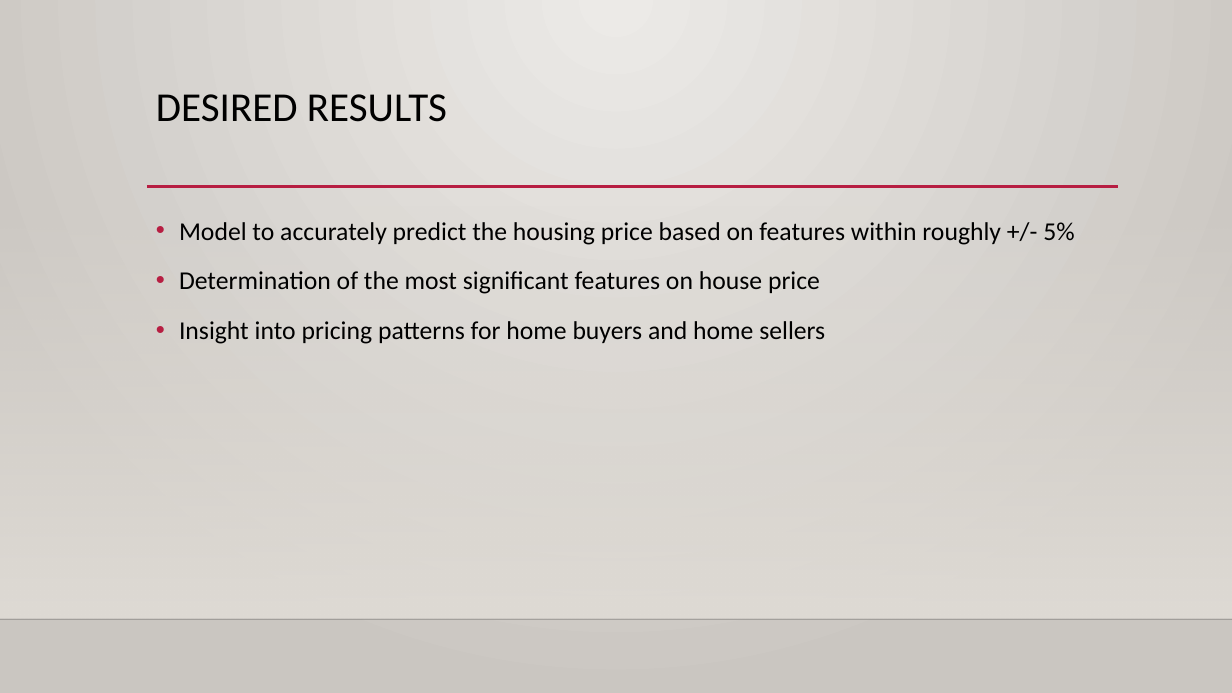
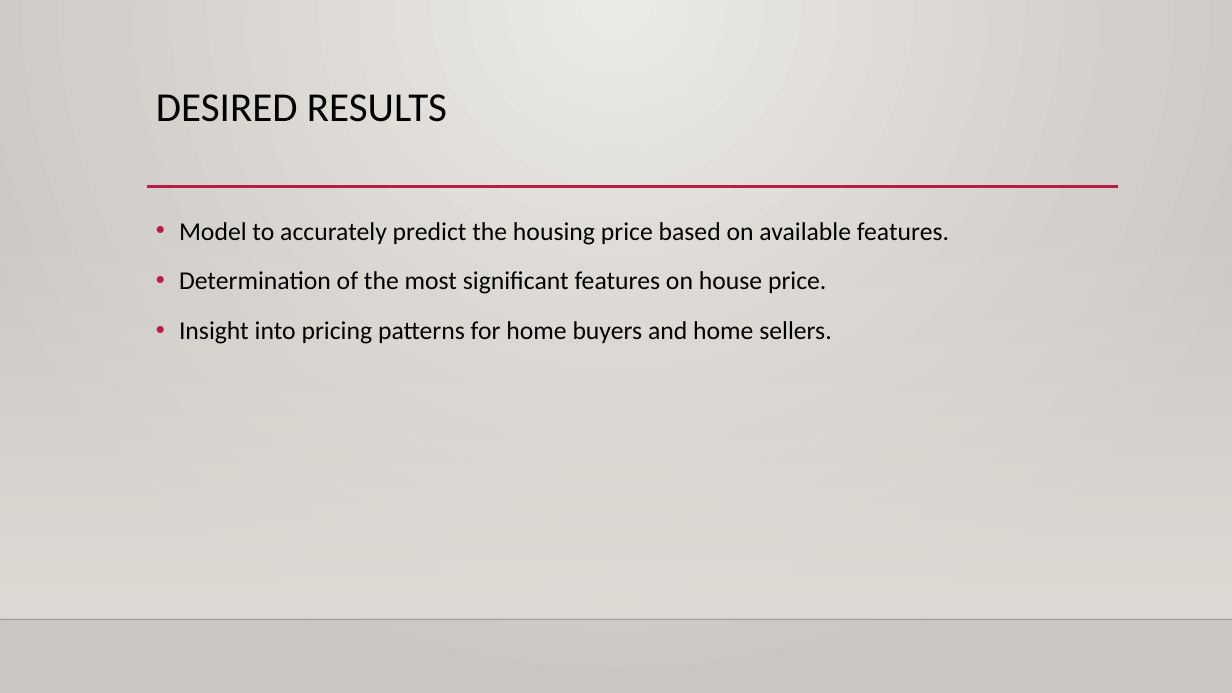
Before and after one commit to rygall/cs613_project, a slide deck: slide 9 of USA Real Estate Price Prediction_ryanedits.pptx (slide 8 before the commit). Drawn at 1232x693 pixels with LibreOffice and Linux fonts; fonts in the diff are those of the drawing; background and template pictures are left out. Boxes give left, top, right and bottom in pixels: in the first picture for what was removed or moved away, otherwise in the second. Text is boxed around its words. In the diff, an @@ line names an element or a change of style, - is before the commit and + after.

```diff
--- a/USA Real Estate Price Prediction_ryanedits.pptx
+++ b/USA Real Estate Price Prediction_ryanedits.pptx
@@ text at (179, 222, 949, 344): text changed @@
-• Model to accurately predict the housing price based on features within roughly +/- 5%
-• Determination of the most significant features on house price
-• Insight into pricing patterns for home buyers and home sellers
+• Model to accurately predict the housing price based on available features.
+• Determination of the most significant features on house price.
+• Insight into pricing patterns for home buyers and home sellers.
```
Also in this commit, not shown: 3 other slides changed, 1 slide added.
